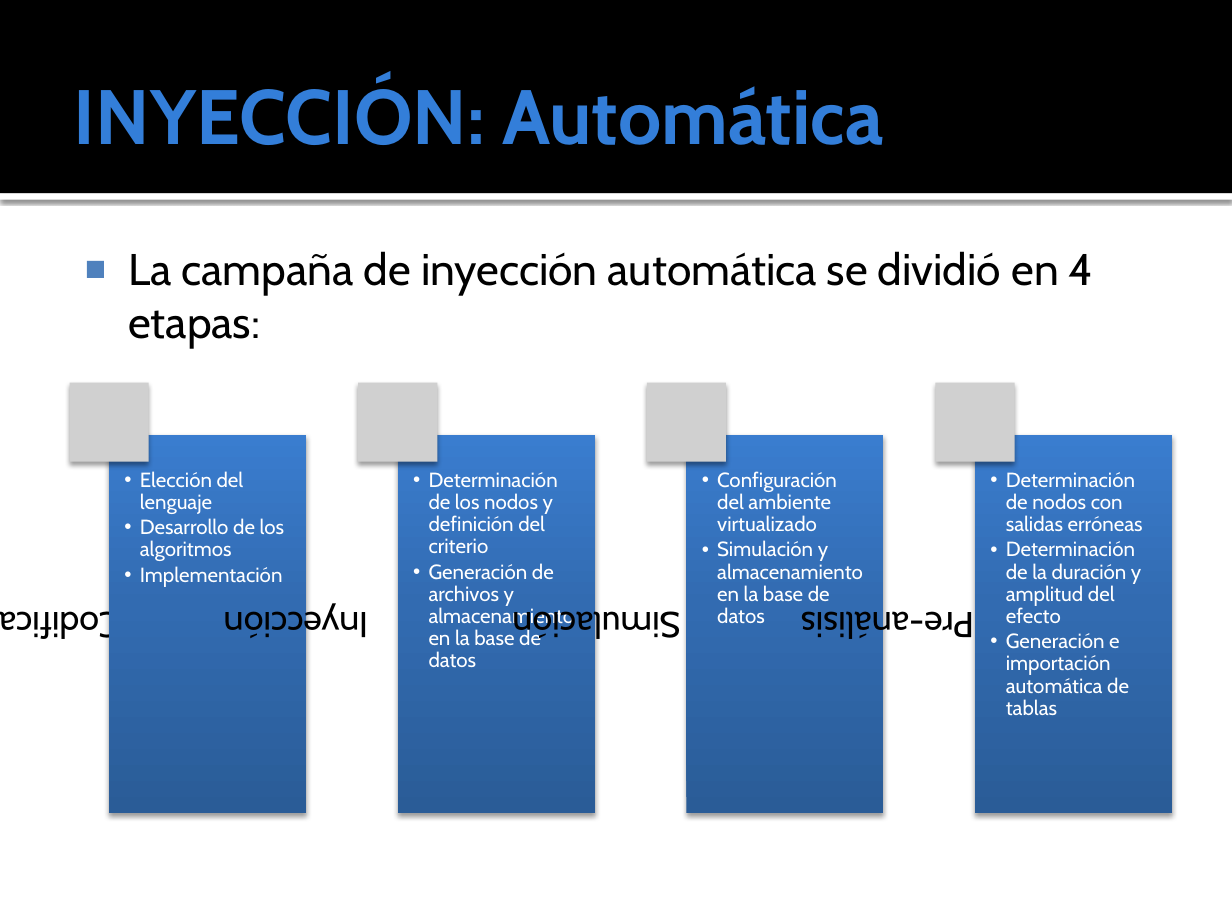
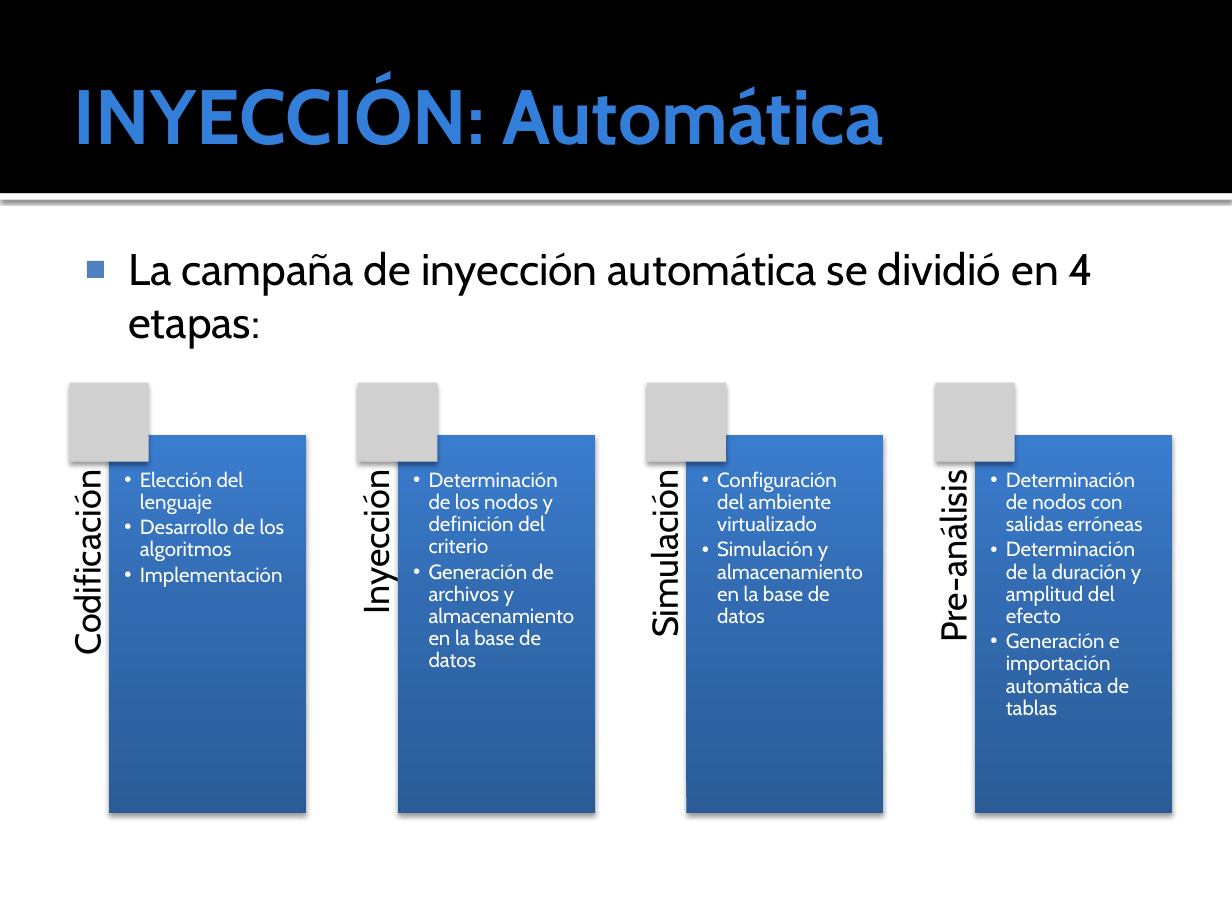
Before and after one commit to ginotkj/fiocs, a slide deck: slide 8 of Documentation/Documentacion/PRESENTACION_FACU.pptx. Drawn at 1232x924 pixels with LibreOffice and Linux fonts; fonts in the diff are those of the drawing; grey boxes stand for pictures. Boxes give left, top, right and bottom in pixels: in the first picture for what was removed or moved away, otherwise in the second. Text is boxed around its words. In the diff, an @@ line names an element or a change of style, - is before the commit and + after.

```diff
--- a/Documentation/Documentacion/PRESENTACION_FACU.pptx
+++ b/Documentation/Documentacion/PRESENTACION_FACU.pptx
@@ text "Codificación": place and size @@
-text "Codificación" at [0,604,278,643]
+text "Codificación" at [66,488,110,650]
@@ text "Inyección": place and size @@
-text "Inyección" at [224,608,368,647]
+text "Inyección" at [355,484,399,610]
@@ text "Simulación": place and size @@
-text "Simulación" at [512,608,680,647]
+text "Simulación" at [643,486,687,633]
@@ rotation 180 to 270 degrees in 4 elements at [66,488,110,650], [355,484,399,610], [643,486,687,633], [932,487,976,638] @@
@@ text "Pre-análisis": place and size @@
-text "Pre-análisis" at [801,608,974,647]
+text "Pre-análisis" at [932,487,976,638]
```
Also in this commit, not shown: 2 other slides changed.
